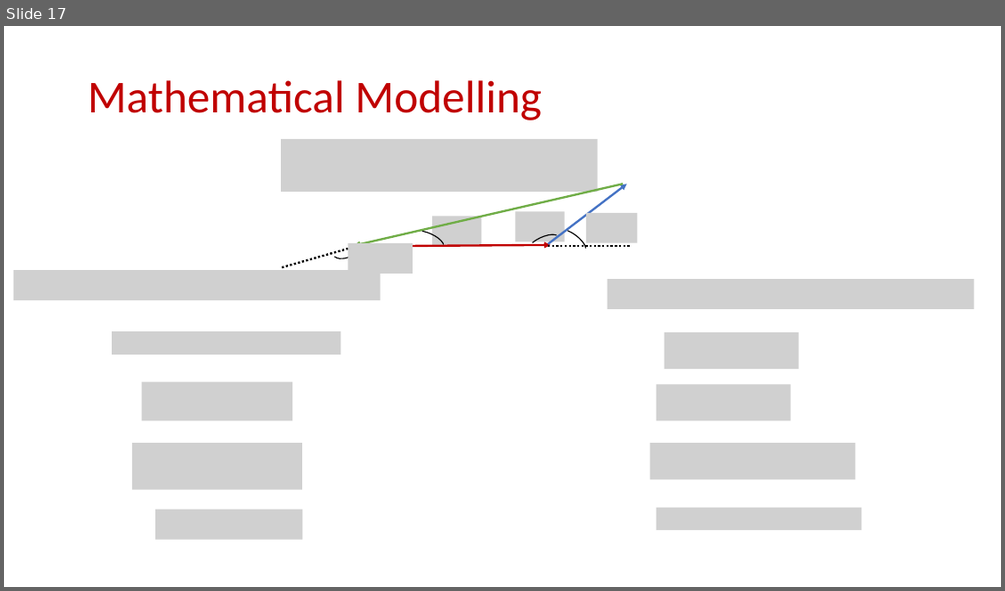
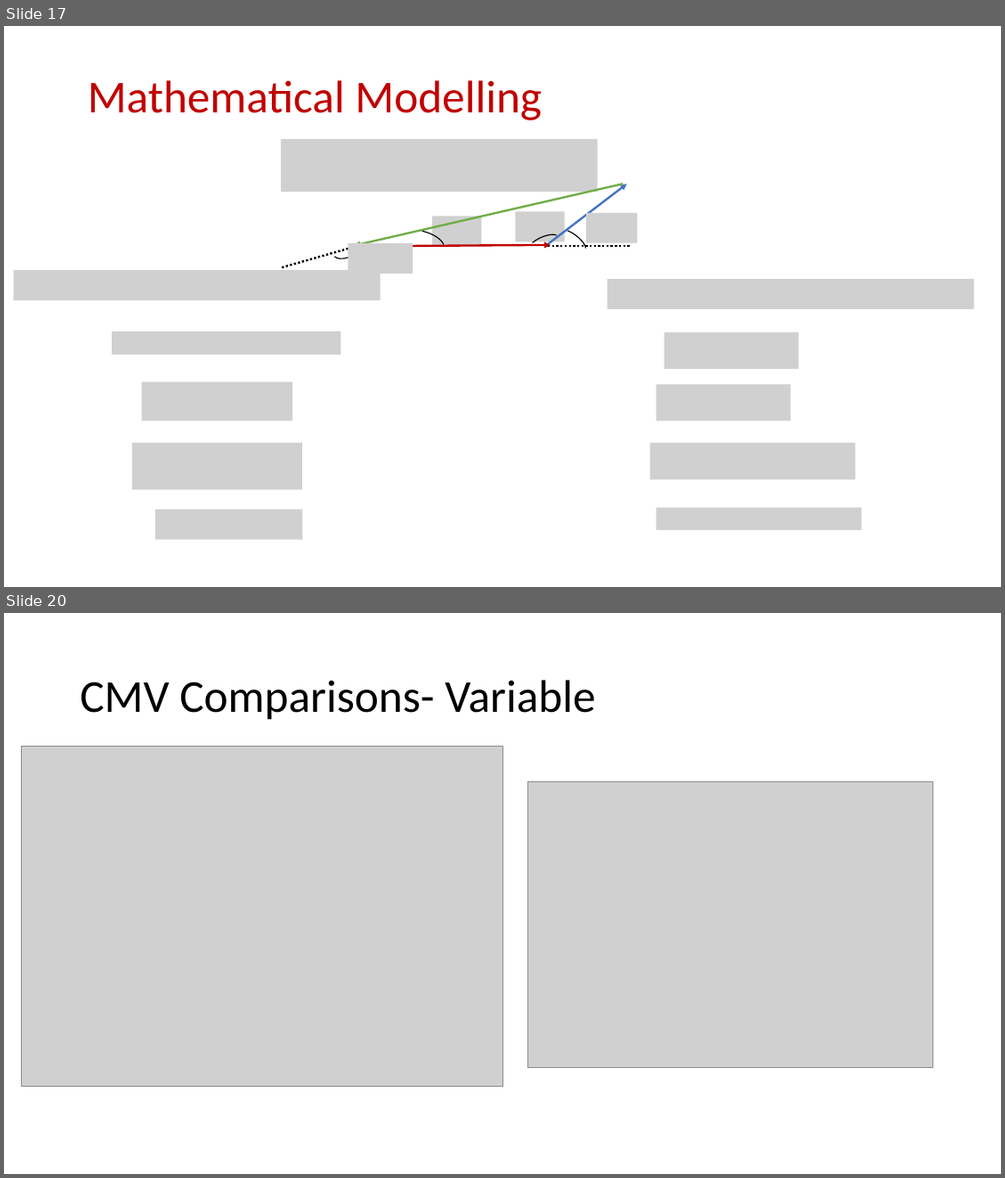
Before and after one commit to EnesAyaz/KTH, a slide deck: Switching Function - Reduced CMV PWM/OnlineCPSCalculation.pptx. Shown one above the other, each under a label of ours: slide 17 before the commit, slides 17 and 20 after it; the slides between them are not shown. The pictures are 1005x591 and 1005x1178 pixels, drawn with LibreOffice and Linux fonts; fonts in the diff are those of the drawing; grey boxes stand for pictures. Boxes give left, top, right and bottom in pixels: in the first picture for what was removed or moved away, otherwise in the second. Text is boxed around its words. In the diff, an @@ line names an element or a change of style, - is before the commit and + after.

```diff
--- a/Switching Function - Reduced CMV PWM/OnlineCPSCalculation.pptx
+++ b/Switching Function - Reduced CMV PWM/OnlineCPSCalculation.pptx
@@ slide 20 added at box(4, 613, 1001, 1174), background #FFFFFF @@
@@ title added at box(80, 680, 595, 720), 44 pt, text #000000 @@
+CMV Comparisons- Variable
@@ picture added at box(21, 746, 502, 1086) @@
@@ picture added at box(528, 781, 933, 1068) @@
```
Also in this commit, not shown: 1 slide changed, 1 other slide added, 2 other files.
